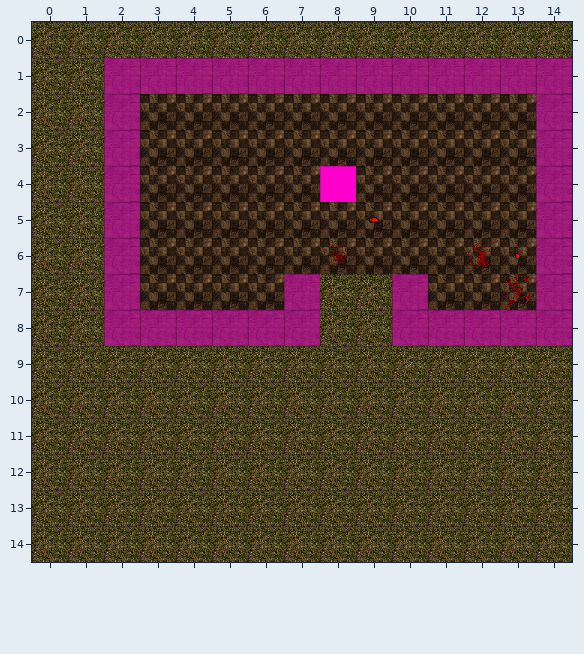
A Tiled map (JSON) gets an edit: src/assets/maps/1.json. The picture above was drawn from the file before the commit.
Cells are 48x48 px. Shown: x 0..14, y 0..14.
New version:
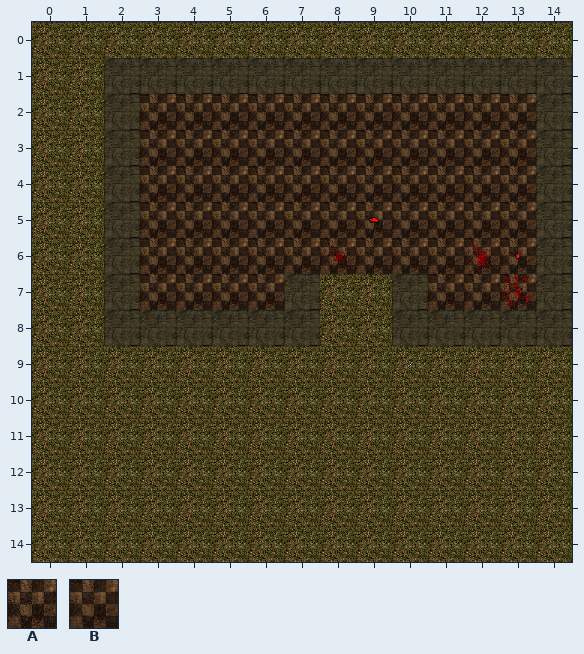
Key: from "1": A 12; from "3": B 0.
_ is an empty cell.
See-through tiles are keyed as they look on the map.
The author wrote: example of collision in map
The exact change:
layer "3" opacity 50% -> 0%
Layer "2":
y 4: x 8 _ -> A
Layer "3":
y 1: x 2..14 BBBBBBBBBBBBB -> _____________
y 2..3: x 2 B -> _; x 14 B -> _
y 4: x 2 B -> _; x 8 _ -> B; x 14 B -> _
y 5..6: x 2 B -> _; x 14 B -> _
y 7: x 2 B -> _; x 7 B -> _; x 10 B -> _; x 14 B -> _
y 8: x 2..7 BBBBBB -> ______; x 10..14 BBBBB -> _____
